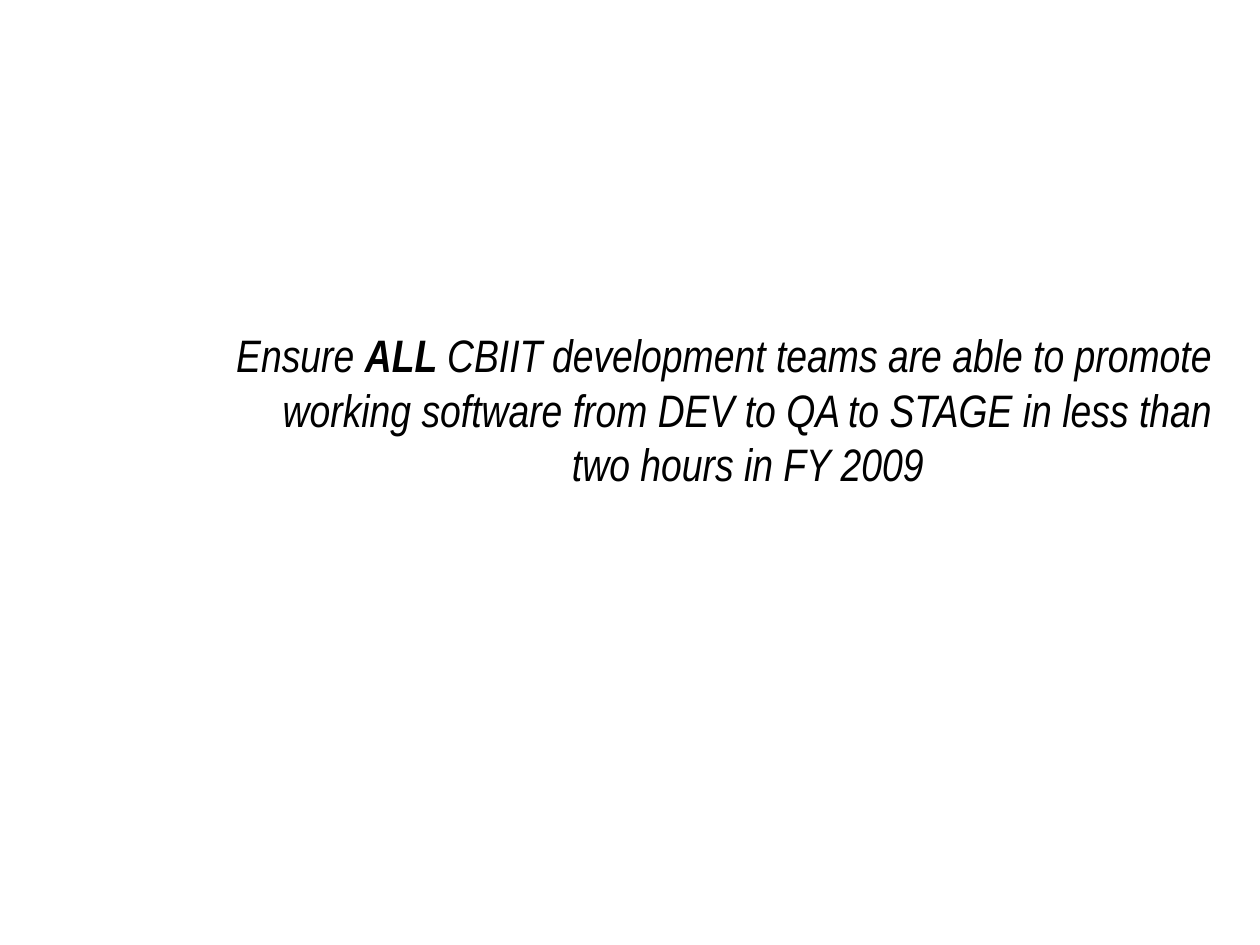
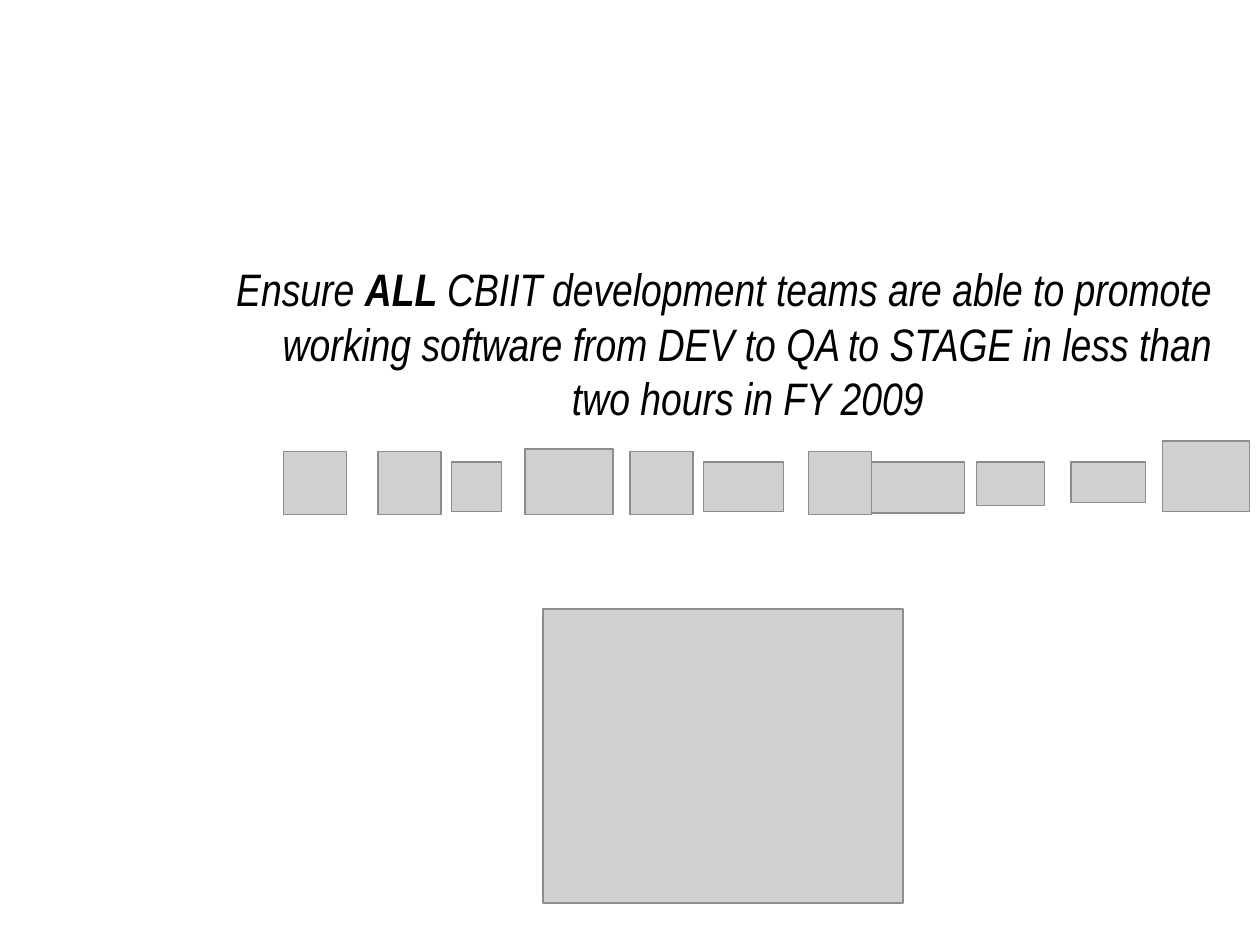
Before and after one commit to NCIP/automation, a slide deck: slide 2 of docs/roadmap/bda-roadmap.ppt. Drawn at 1260x945 pixels with LibreOffice and Linux fonts; fonts in the diff are those of the drawing; grey boxes stand for pictures; background and template pictures are left out. Boxes give left, top, right and bottom in pixels: in the first picture for what was removed or moved away, otherwise in the second. Text is boxed around its words. In the diff, an @@ line names an element or a change of style, - is before the commit and + after.

```diff
--- a/docs/roadmap/bda-roadmap.ppt
+++ b/docs/roadmap/bda-roadmap.ppt
@@ text "Ensure ALL CBIIT development teams ...": place and size @@
-text "Ensure ALL CBIIT development teams ..." at bbox=[236, 339, 1212, 482]
+text "Ensure ALL CBIIT development teams ..." at bbox=[236, 273, 1212, 416]
@@ picture added at bbox=[525, 449, 614, 514] @@
@@ picture added at bbox=[1163, 441, 1250, 512] @@
@@ picture added at bbox=[284, 451, 346, 514] @@
@@ picture added at bbox=[378, 451, 441, 514] @@
@@ picture added at bbox=[451, 462, 501, 513] @@
@@ picture added at bbox=[630, 451, 693, 514] @@
@@ picture added at bbox=[703, 462, 784, 513] @@
@@ picture added at bbox=[809, 451, 872, 514] @@
@@ picture added at bbox=[872, 462, 965, 514] @@
@@ picture added at bbox=[976, 462, 1045, 505] @@
@@ picture added at bbox=[1071, 462, 1145, 503] @@
@@ picture added at bbox=[543, 609, 903, 902] @@
```
Also in this commit, not shown: 2 other slides changed.
